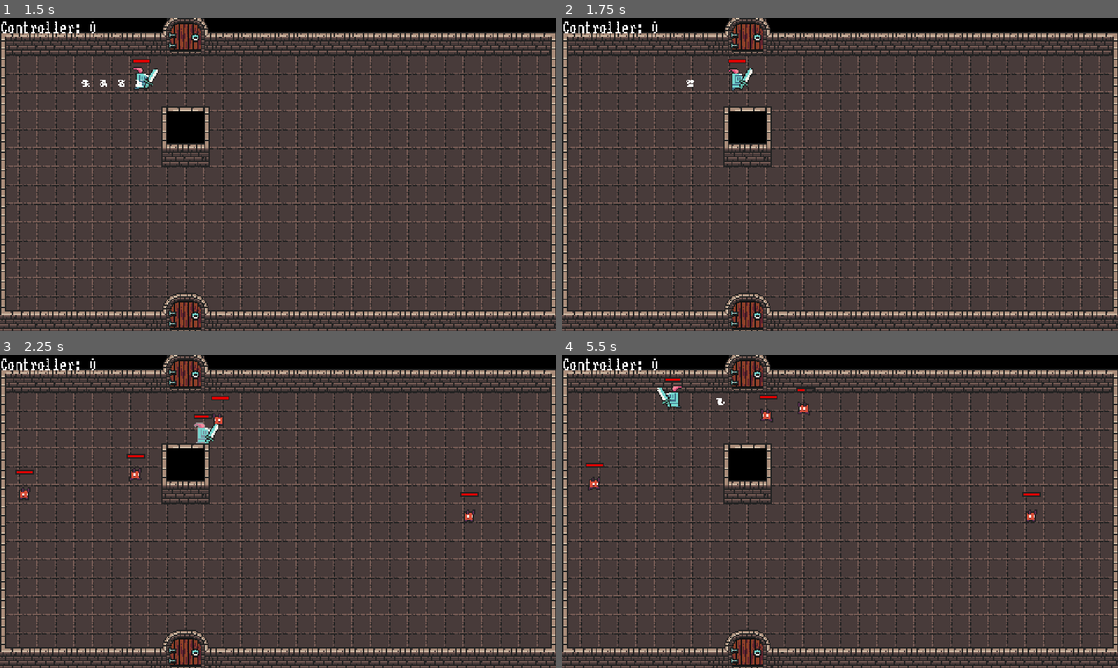
Above: before the commit, frames 1-4 (two rows, left to right).
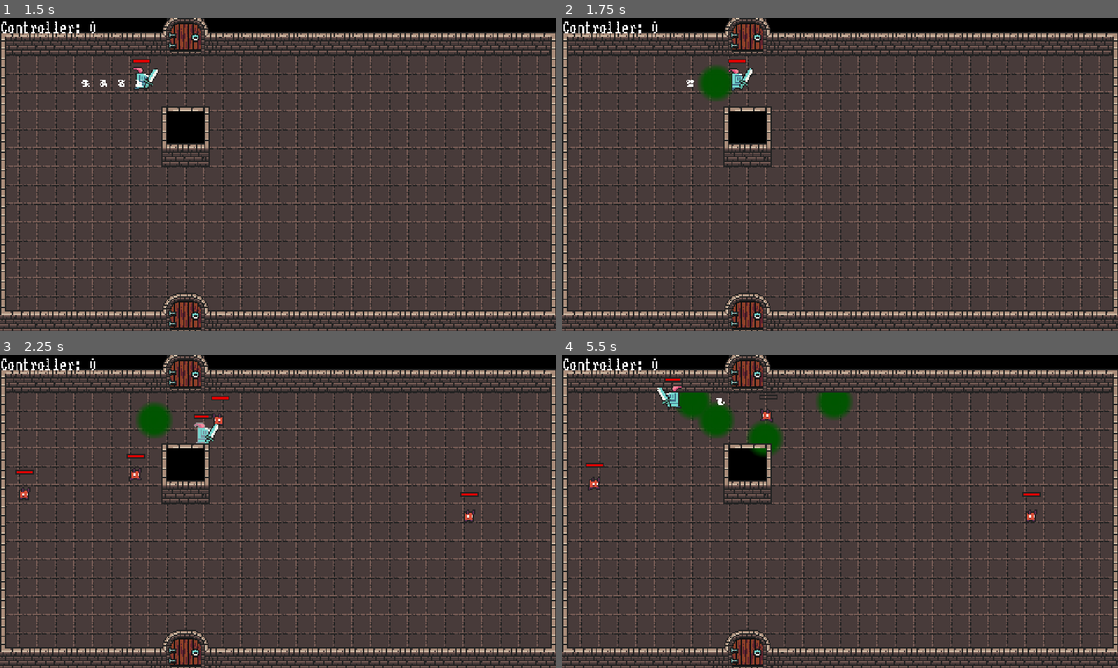
Above: after the commit, the same moments.

Repository: InjustFr/CallOfTheMask
Game: Godot game, scene res://MainMenu.tscn
The game is run twice, just before and just after one commit, with the same random seed, the same clock (stepped at 60 frames per second) and the same inputs.
Inputs (mouse positions are in pixels of both pictures, inside the frame that each line leads up to):
- Up to frame 1 (1.5 s): click "Play" at 0.5 s; move the mouse to (400, 158) at 1.27 s; hold D (right) from 1.28 s (still down); tap Space (dash) at 1.35 s
- Up to frame 2 (1.75 s): keep holding D (right); tap E (use) at 1.55 s
- Up to frame 3 (2.25 s): move the mouse to (166, 527) at 2.02 s; release D (right) at 2.03 s; hold S (down) from 2.03 s (still down); tap E (use) at 2.1 s
- Up to frame 4 (5.5 s): tap Space (dash) at 2.3, 3.6, 5.1 s; move the mouse to (895, 442) at 2.77 s; release S (down) at 2.78 s; hold D (right) 2.78-3.53 s; click (895, 442) at 2.85 s; tap E (use) at 3.05, 4.35 s; move the mouse to (812, 574) at 3.52 s; hold W (up) 3.53-4.28 s; move the mouse to (1006, 558) at 4.27 s; hold A (left) from 4.28 s (still down); move the mouse to (673, 464) at 5.02 s

Frame 1 is identical in both runs. In frame 2, 0.5% of the frame differs, in the area x 24-31%, y 15-27%; in frame 3, 0.5%; in frame 4, 1.9%, in the area x 20-53%, y 10-33%.

Commit message:
Poison pool boon

Diff:
--- /dev/null
+++ b/Boon/PoisonPool.gd
@@ -0,0 +1,29 @@
+extends Area2D
+
+var damage := 0
+var duration := 0.0
+var current_time := 0.0
+
+@onready var timer = $Timer
+
+func _ready():
+	timer.timeout.connect(_on_timer_timeout)
+	body_entered.connect(_on_body_entered)
+
+
+func _on_body_entered(body: Node2D) -> void:
+	if body is Enemy:
+			body.take_damage(damage)
+
+func _on_timer_timeout() -> void:
+	if current_time >= duration:
+		queue_free()
+		return
+
+	var bodies: Array[Node2D] = get_overlapping_bodies()
+
+	for body in bodies:
+		if body is Enemy:
+			body.take_damage(damage)
+
+	current_time += timer.wait_time
--- /dev/null
+++ b/Boon/PoisonPool.tscn
@@ -0,0 +1,34 @@
+[gd_scene load_steps=5 format=3 uid="uid://dropwfppxsu3f"]
+
+[ext_resource type="Script" path="res://Boon/PoisonPool.gd" id="1_w1w6i"]
+
+[sub_resource type="Gradient" id="Gradient_kpdvn"]
+offsets = PackedFloat32Array(0, 0.503916, 0.780679)
+colors = PackedColorArray(0, 0.333333, 0, 1, 0, 0.333333, 0, 0.966057, 0, 0.333333, 0, 0)
+
+[sub_resource type="GradientTexture2D" id="GradientTexture2D_jquuo"]
+gradient = SubResource("Gradient_kpdvn")
+width = 32
+height = 32
+use_hdr = true
+fill = 1
+fill_from = Vector2(0.5, 0.5)
+
+[sub_resource type="CircleShape2D" id="CircleShape2D_u0h77"]
+radius = 16.0
+
+[node name="PoisonPool" type="Area2D"]
+z_index = -1
+collision_layer = 0
+collision_mask = 4
+monitorable = false
+script = ExtResource("1_w1w6i")
+
+[node name="Timer" type="Timer" parent="."]
+autostart = true
+
+[node name="Sprite2D" type="Sprite2D" parent="."]
+texture = SubResource("GradientTexture2D_jquuo")
+
+[node name="CollisionShape2D" type="CollisionShape2D" parent="."]
+shape = SubResource("CircleShape2D_u0h77")
--- /dev/null
+++ b/Boon/PoisonPoolBoon.gd
@@ -0,0 +1,24 @@
+extends Boon
+
+class_name PoisonPoolBoon
+
+var pool_scene = preload("res://Boon/PoisonPool.tscn")
+
+var _player : Player = null
+
+func _init():
+	label = "Poison Pool"
+
+func apply(player: Player):
+	player.dashed.connect(_on_player_dashed)
+	_player = player
+
+func reverse(player: Player):
+	player.dashed.disconnect(_on_player_dashed)
+
+func _on_player_dashed():
+	var pool = pool_scene.instantiate()
+	pool.damage = 1
+	pool.duration = 3.0
+	_player.get_parent().add_child(pool)
+	pool.global_position = _player.global_position
--- a/Player.gd
+++ b/Player.gd
@@ -43,6 +43,10 @@
 	weapon.enemy_hit.connect(_on_enemy_hit)
 	invulnerable_timer.timeout.connect(_on_invulnerable_timer_end)
 	eot_timer.timeout.connect(_apply_effects_over_time)
+
+	var poison_pool_boon := PoisonPoolBoon.new()
+	poison_pool_boon.apply(self)
+	boons.push_back(poison_pool_boon)
 
 func _process(_delta):
 	health_bar.value = health
--- a/Room/BasicRoom.tscn
+++ b/Room/BasicRoom.tscn
@@ -36,8 +36,7 @@
 layer_0/y_sort_enabled = true
 layer_0/tile_data = PackedInt32Array(65536, 131072, 9, 131072, 131072, 9, 196608, 131072, 9, 524288, 131072, 9, 65537,  …(2421 unchanged characters)…
 layer_1/name = "Floor"
-layer_1/y_sort_enabled = true
-layer_1/z_index = -1
+layer_1/z_index = -2
 layer_1/tile_data = PackedInt32Array(65547, 65536, 4, 131083, 65536, 4, 196619, 65536, 4, 262155, 65536, 4, 262154, 655 …(8454 unchanged characters)…
 
 [node name="TopDoor" parent="NavigationRegion2D" instance=ExtResource("3_f666u")]
--- a/project.godot
+++ b/project.godot
@@ -21,8 +21,8 @@
 window/size/viewport_height=270
 window/size/resizable=false
 window/size/borderless=true
-window/size/window_width_override=1280
-window/size/window_height_override=720
+window/size/window_width_override=1920
+window/size/window_height_override=1080
 window/stretch/mode="canvas_items"
 window/stretch/scale_mode="integer"
 
